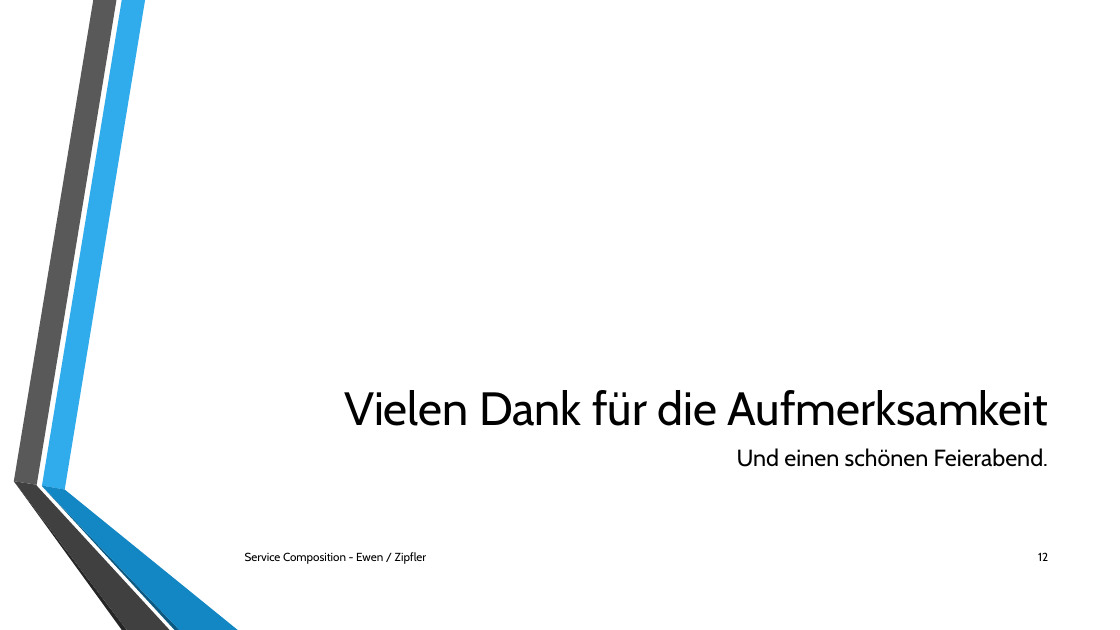
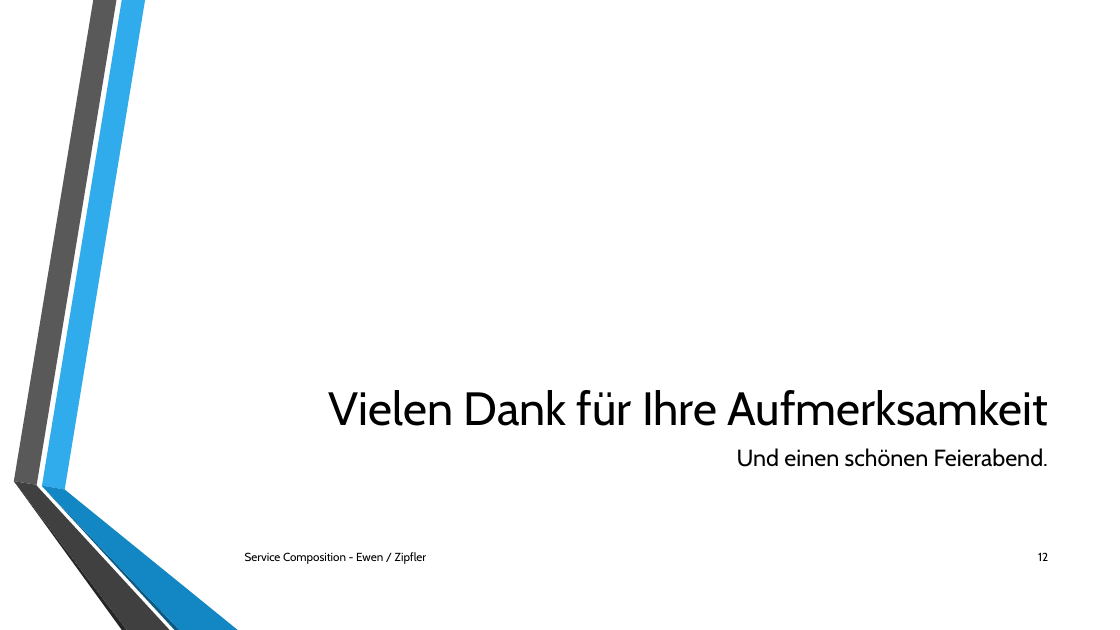
Before and after one commit to jzipfler/HTW-SwArchitektur, a slide deck: slide 12 of doc/slides.pptx. Drawn at 1120x630 pixels with LibreOffice and Linux fonts; fonts in the diff are those of the drawing; background and template pictures are left out. Boxes give left, top, right and bottom in pixels: in the first picture for what was removed or moved away, otherwise in the second. Text is boxed around its words. In the diff, an @@ line names an element or a change of style, - is before the commit and + after.

```diff
--- a/doc/slides.pptx
+++ b/doc/slides.pptx
@@ title at <box>329,390,1049,426</box>: text changed @@
-Vielen Dank für die Aufmerksamkeit
+Vielen Dank für Ihre Aufmerksamkeit
```
Also in this commit, not shown: 4 other slides changed, 3 other files.
